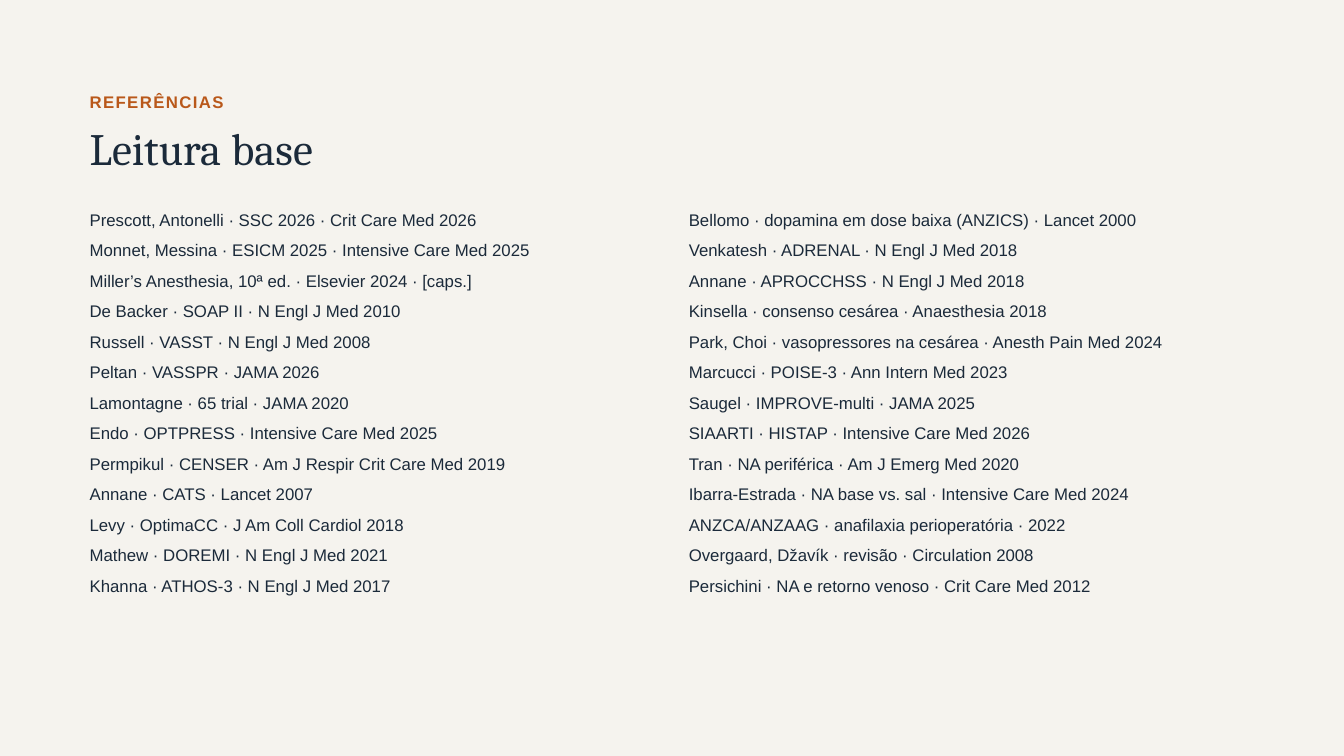
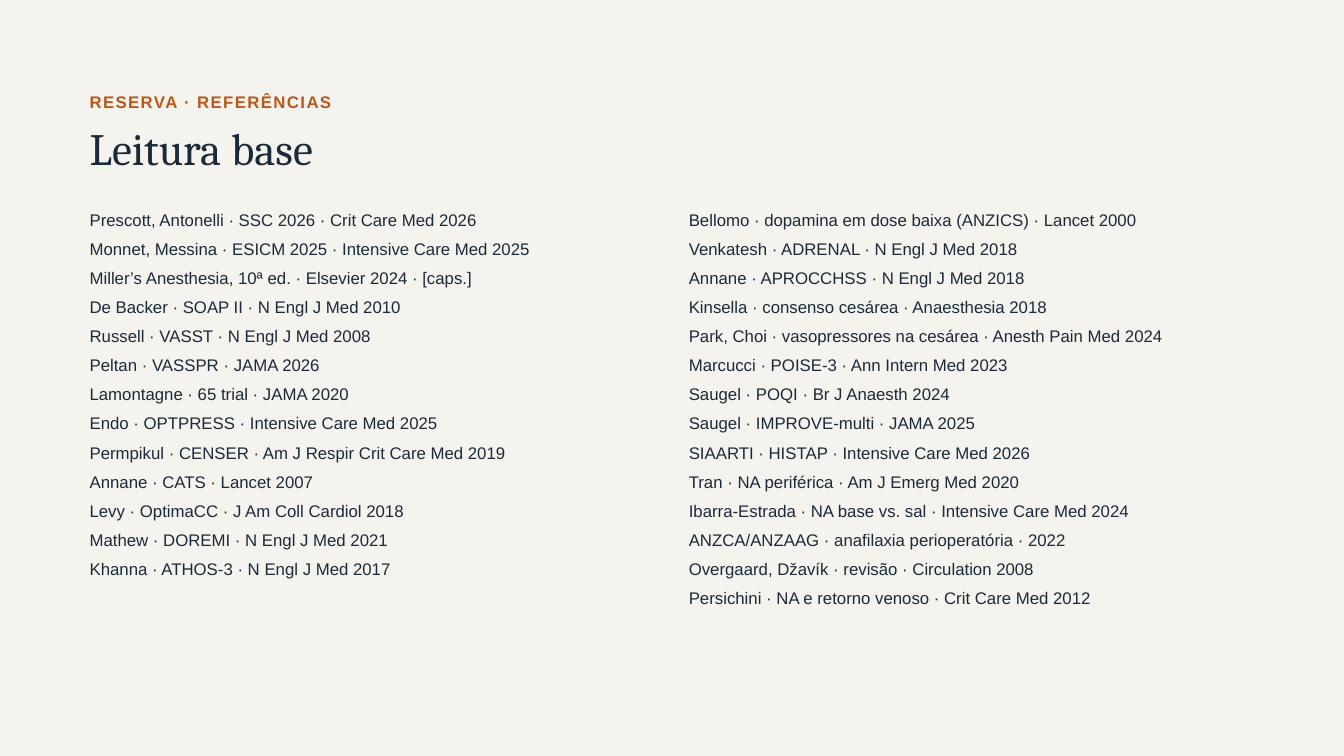
Before and after one commit to brunomoraesdubois-bit/Bruno, a slide deck: slide 28 of apresentacao/Aminas_Vasoativas.pptx (slide 22 before the commit). Drawn at 1344x756 pixels with LibreOffice and Linux fonts; fonts in the diff are those of the drawing. Boxes give left, top, right and bottom in pixels: in the first picture for what was removed or moved away, otherwise in the second. Text is boxed around its words. In the diff, an @@ line names an element or a change of style, - is before the commit and + after.

```diff
--- a/apresentacao/Aminas_Vasoativas.pptx
+++ b/apresentacao/Aminas_Vasoativas.pptx
@@ text at (90,94,331,108): text changed @@
-REFERÊNCIAS
+RESERVA · REFERÊNCIAS
@@ 6 texts: place and size @@
-6 texts at (90,304,1162,378)
+6 texts at (90,300,1162,371)
@@ text added at (689,388,949,404), 12 pt, text #1B2A3A @@
+Saugel · POQI · Br J Anaesth 2024
@@ text "Saugel · IMPROVE-multi · JAMA ...": place and size @@
-text "Saugel · IMPROVE-multi · JAMA ..." at (689,397,975,413)
+text "Saugel · IMPROVE-multi · JAMA ..." at (689,417,975,433)
@@ 3 texts: place and size @@
-3 texts at (90,397,505,474)
+3 texts at (90,388,505,463)
@@ text "SIAARTI · HISTAP · Intensive ...": place and size @@
-text "SIAARTI · HISTAP · Intensive ..." at (689,427,1030,439)
+text "SIAARTI · HISTAP · Intensive ..." at (689,447,1030,459)
@@ 4 texts: place and size @@
-4 texts at (689,457,1128,565)
+4 texts at (689,475,1128,579)
@@ 4 texts: place and size @@
-4 texts at (90,488,403,596)
+4 texts at (90,476,403,579)
@@ text "Persichini · NA e retorno ...": place and size @@
-text "Persichini · NA e retorno ..." at (689,580,1090,592)
+text "Persichini · NA e retorno ..." at (689,592,1090,604)
```
Also in this commit, not shown: 18 other slides changed, 7 slides added, 1 slide removed, 33 other files.
